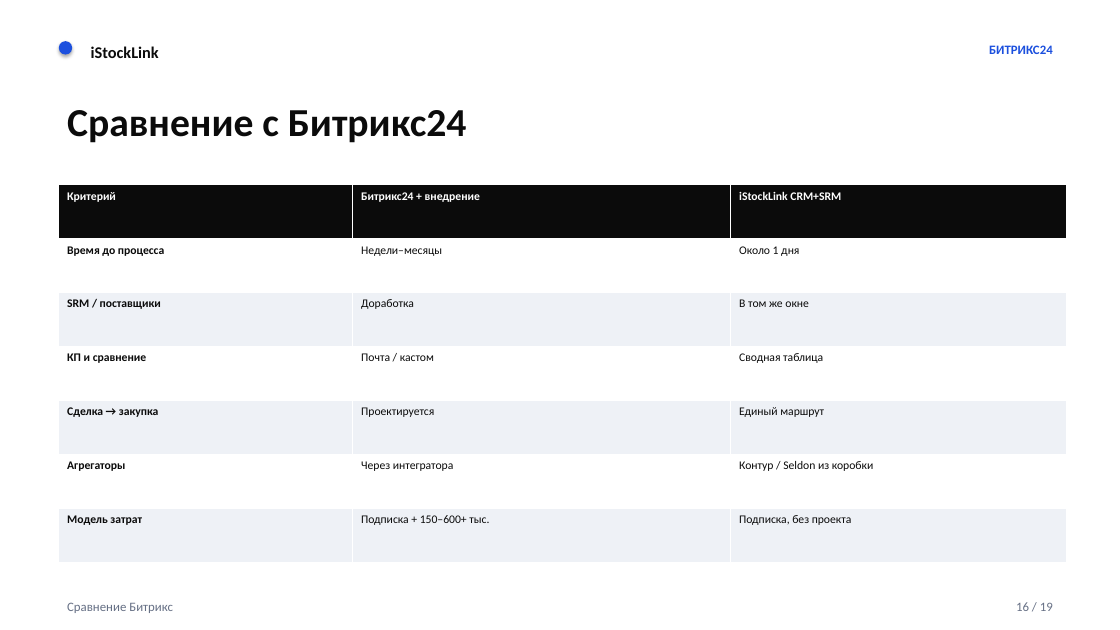
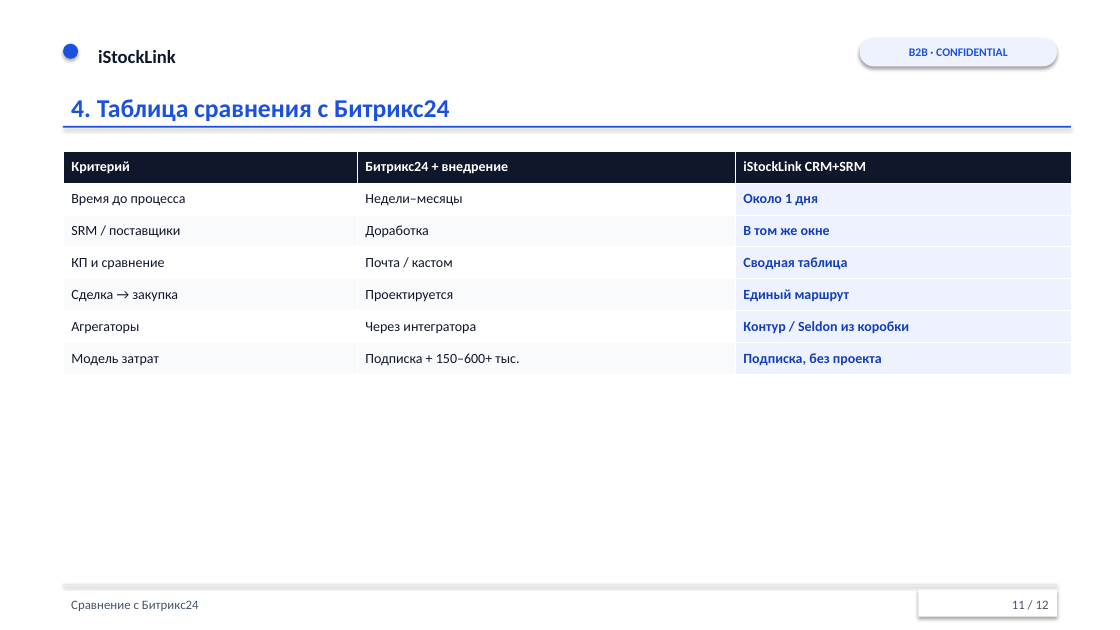
Before and after one commit to kolomoets-netizen/Link, a slide deck: slide 11 of content/business/istocklink-crm-srm-gtm.pptx (slide 16 before the commit). Drawn at 1120x630 pixels with LibreOffice and Linux fonts; fonts in the diff are those of the drawing. Boxes give left, top, right and bottom in pixels: in the first picture for what was removed or moved away, otherwise in the second. Text is boxed around its words. In the diff, an @@ line names an element or a change of style, - is before the commit and + after.

```diff
--- a/content/business/istocklink-crm-srm-gtm.pptx
+++ b/content/business/istocklink-crm-srm-gtm.pptx
@@ ellipse added at (59,39,82,63), fill #EEF2FF @@
@@ ellipse: place and size @@
-ellipse at (59,41,72,55)
+ellipse at (63,44,78,59)
@@ text "iStockLink": place and size @@
-text "iStockLink" at (91,46,159,58)
+text "iStockLink" at (98,50,176,63)
@@ text "iStockLink" at (98,50,176,63): size 14 to 16 pt, text colour #0B0B0B to #0F172A @@
@@ rounded rectangle added at (860,38,1057,66), fill #EEF2FF @@
@@ text added at (909,48,1008,56), 10 pt, text #1C50DE, bold @@
+B2B · CONFIDENTIAL
@@ text removed at (989,45,1053,54) @@
-БИТРИКС24
@@ text added at (71,99,449,121), 22 pt, text #1C50DE, bold @@
+4. Таблица сравнения с Битрикс24
@@ rectangle added at (63,126,1071,128), fill #1C50DE @@
@@ table at (63,151,1071,375) @@
@@ fill #0B0B0B to #0F172A in row 1 @@
@@ fill #FFFFFF to #EEF2FF in 3 cells @@
@@ fill #EEF1F6 to #F8FAFC in 6 cells @@
@@ fill #EEF1F6 to #EEF2FF in 3 cells @@
@@ size 10 to 12 pt @@
@@ text colour #0B0B0B to #0F172A in "Время до процесса", "Недели–месяцы", "SRM / поставщики", "Доработка" and 8 more places @@
@@ bold off in "Время до процесса", "SRM / поставщики", "КП и сравнение", "Сделка → закупка" and 2 more places @@
@@ text colour #0B0B0B to #153FB8, bold on in "Около 1 дня", "В том же окне", "Сводная таблица", "Единый маршрут" and 2 more places @@
@@ table: place and size @@
-table at (59,185,1067,563)
+table at (63,151,1071,375)
@@ text "Сравнение с Битрикс24": place and size @@
-text "Сравнение с Битрикс24" at (67,110,466,143)
+text "Сравнение с Битрикс24" at (71,600,199,611)
@@ text "Сравнение с Битрикс24" at (71,600,199,611): size 34 to 11 pt, text colour #0B0B0B to #475569, bold off @@
@@ rectangle added at (63,584,1057,585), fill #E2E8F0 @@
@@ rectangle added at (918,590,1057,617), fill #FFFFFF @@
@@ text removed at (67,602,173,613) @@
-Сравнение Битрикс
@@ text added at (1012,600,1049,609), 11 pt, text #475569 @@
+11 / 00
@@ text removed at (1016,602,1053,611) @@
-16 / 19
@@ text added at (1036,600,1049,609), 11 pt, text #475569 @@
+11 / 12
```
Also in this commit, not shown: 5 other slides changed, 6 slides added, 13 slides removed, 2 other files.
